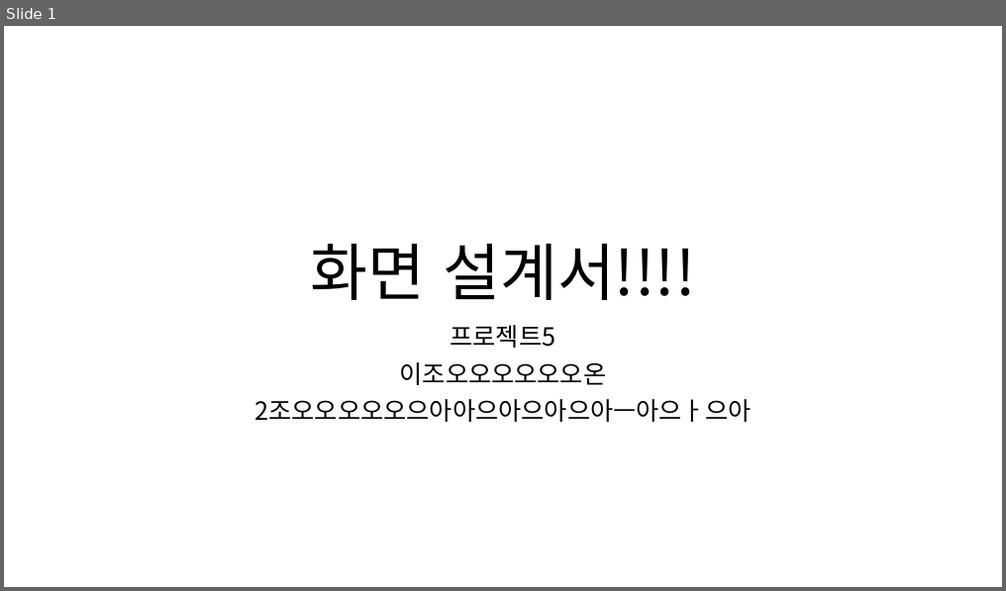
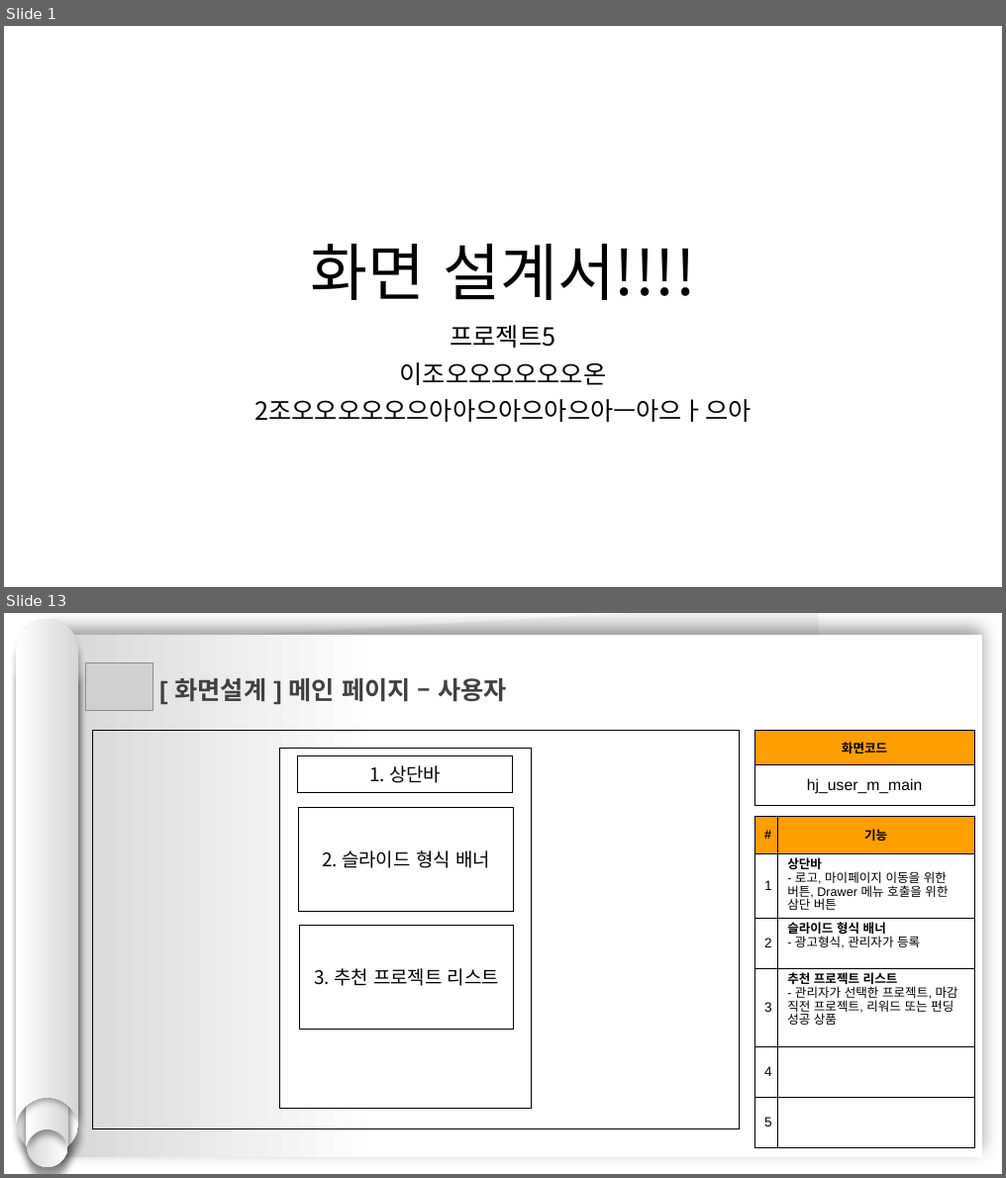
Before and after one commit to hhsw07/ezen-academy-projects, a slide deck: 0 발표용 파워포인트/0608 5차발표/0608 project06 - 파워포인트 - 형준.pptx. Shown one above the other, each under a label of ours: slide 1 before the commit, slides 1 and 13 after it; the slides between them are not shown. The pictures are 1006x591 and 1006x1178 pixels, drawn with LibreOffice and Linux fonts; fonts in the diff are those of the drawing; grey boxes stand for pictures. Boxes give left, top, right and bottom in pixels: in the first picture for what was removed or moved away, otherwise in the second. Text is boxed around its words. In the diff, an @@ line names an element or a change of style, - is before the commit and + after.

```diff
--- a/0 발표용 파워포인트/0608 5차발표/0608 project06 - 파워포인트 - 형준.pptx
+++ b/0 발표용 파워포인트/0608 5차발표/0608 project06 - 파워포인트 - 형준.pptx
@@ slide 13 added at (4,613,1002,1174), background #FFFFFF @@
@@ group added at (16,619,79,1167): 4 freeform shapes @@
@@ rectangle added at (48,635,983,1158), fill gradient #FFFFFF to #D7D7D7 @@
@@ rectangle added at (58,613,846,1154), fill #F2F2F2 @@
@@ picture added at (85,663,152,710) @@
@@ text added at (175,678,507,702), 24 pt, text #404040, bold @@
+[ 화면설계 ] 메인 페이지 – 사용자
@@ rectangle added at (92,731,739,1130), outline #000000 0.75 pt @@
@@ table added at (754,731,975,805), 2 rows, 1 columns @@
+화면코드
+hj_user_m_main
@@ rectangle added at (280,748,532,1108), fill #FFFFFF, outline #000000 1 pt @@
@@ rectangle added at (298,756,512,792), outline #000000 1 pt, 18 pt, text #000000 @@
+1. 상단바
@@ rectangle added at (299,808,513,911), outline #000000 1 pt, 18 pt, text #000000 @@
+2. 슬라이드 형식 배너
@@ table added at (754,816,975,1149), 6 rows, 2 columns @@
+# | 기능
+1 | 상단바 / - 로고, 마이페이지 이동을 위한 버튼, Drawer 메뉴 호출을 위한 삼단 버튼
+2 | 슬라이드 형식 배너 / - 광고형식, 관리자가 등록
+3 | 추천 프로젝트 리스트 / - 관리자가 선택한 프로젝트, 마감 직전 프로젝트, 리워드 또는 펀딩 성공 상품
+4 | 
+5 | 
@@ rectangle added at (300,925,513,1029), outline #000000 1 pt, 18 pt, text #000000 @@
+3. 추천 프로젝트 리스트
```
Also in this commit, not shown: 24 other slides added, 1 other file.
